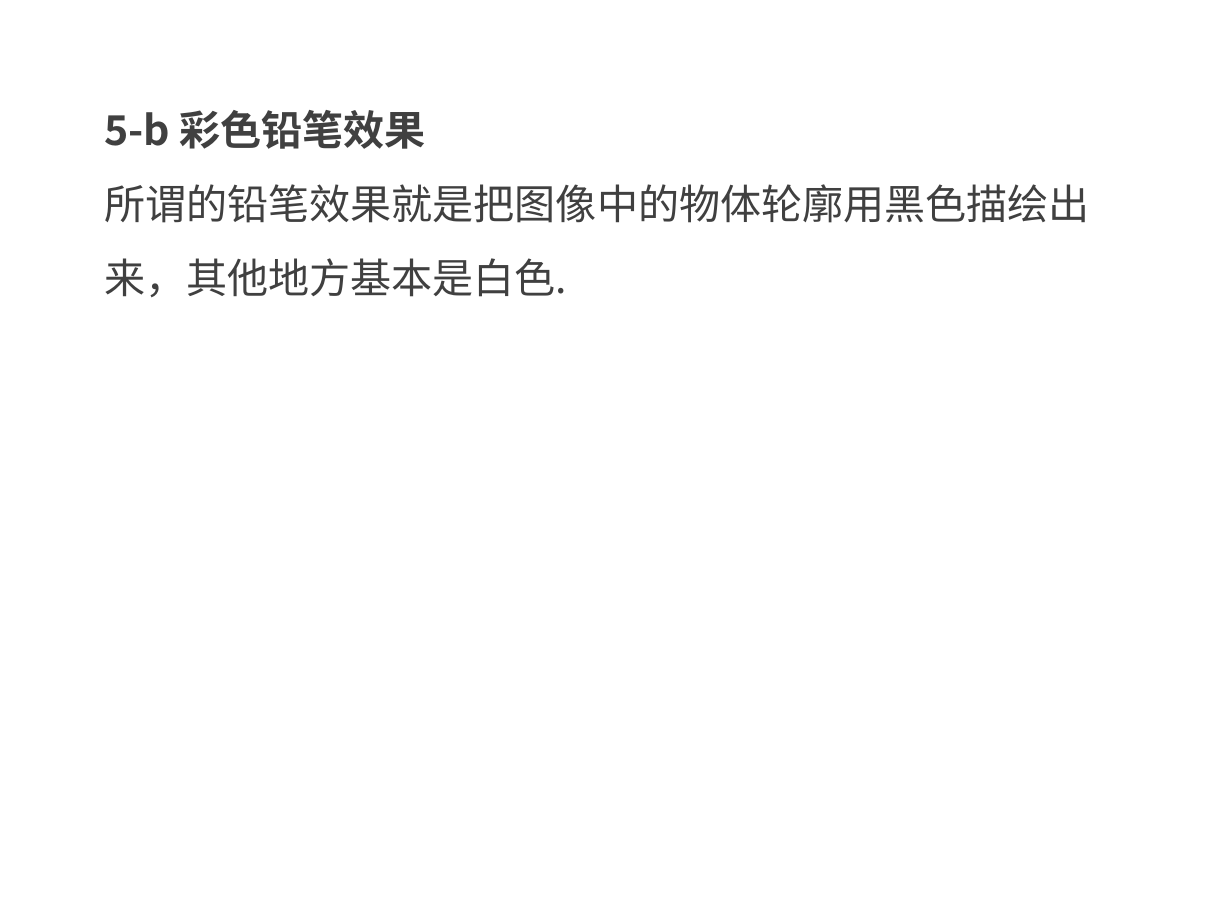
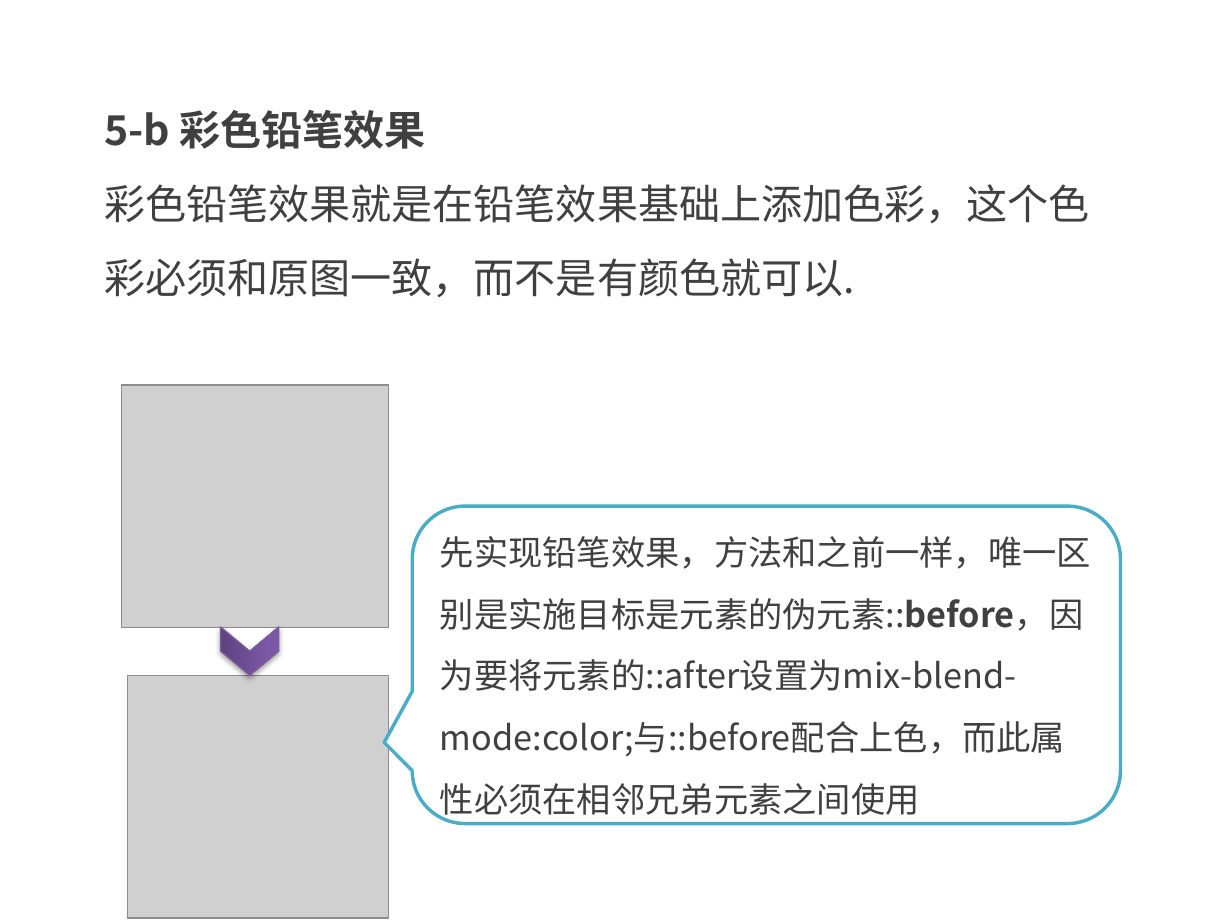
Before and after one commit to kong66/webAni, a slide deck: slide 19 of 35-css-filter/35.pptx. Drawn at 1232x924 pixels with LibreOffice and Linux fonts; fonts in the diff are those of the drawing; grey boxes stand for pictures. Boxes give left, top, right and bottom in pixels: in the first picture for what was removed or moved away, otherwise in the second. Text is boxed around its words. In the diff, an @@ line names an element or a change of style, - is before the commit and + after.

```diff
--- a/35-css-filter/35.pptx
+++ b/35-css-filter/35.pptx
@@ text at bbox=[104, 184, 1090, 297]: text changed @@
-所谓的铅笔效果就是把图像中的物体轮廓用黑色描绘出来，其他地方基本是白色.
+彩色铅笔效果就是在铅笔效果基础上添加色彩，这个色彩必须和原图一致，而不是有颜色就可以.
@@ picture added at bbox=[121, 384, 388, 627] @@
@@ rounded speech box added at bbox=[413, 506, 1121, 824], fill #FFFFFF, outline #4BACC6 2 pt, 20 pt, text #404040 @@
+先实现铅笔效果，方法和之前一样，唯一区别是实施目标是元素的伪元素::before，因为要将元素的::after设置为mix-blend-mode:color;与::before配合上色，而此属性必须在相邻兄弟元素之间使用
@@ chevron added at bbox=[221, 627, 278, 675], fill gradient #5F4480 to #7B58A6 to #7C57A8, outline #7D60A0 0.75 pt @@
@@ picture added at bbox=[127, 675, 388, 918] @@
```
Also in this commit, not shown: 4 other slides changed, 6 slides added, 2 other files.
